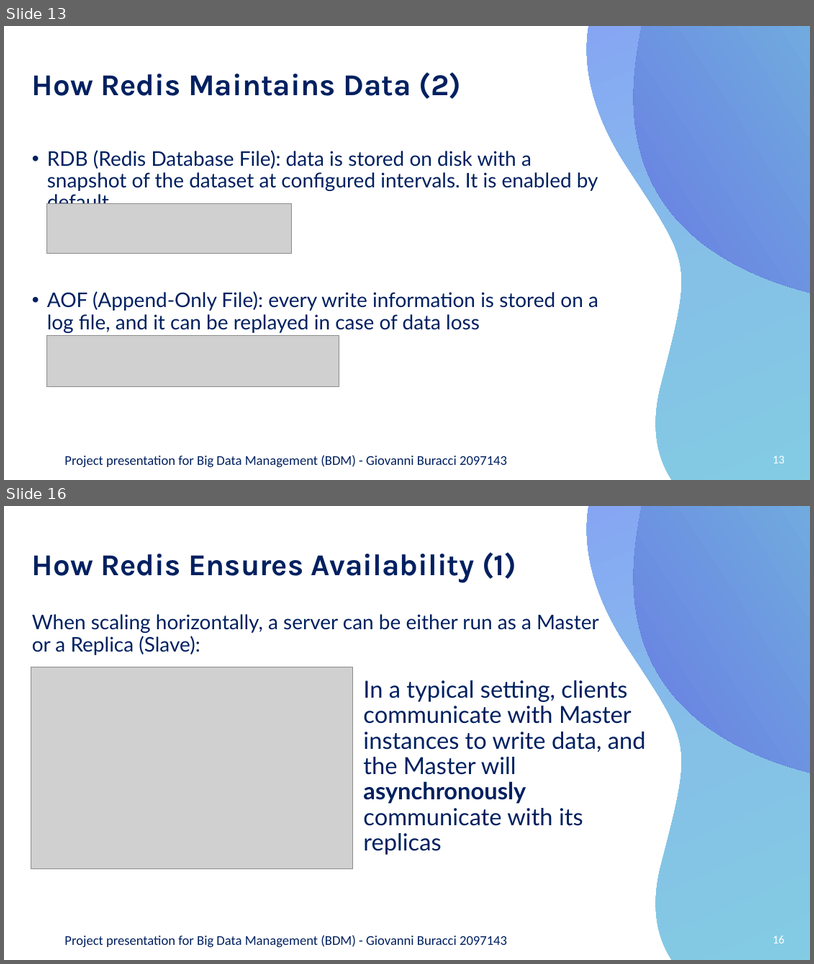
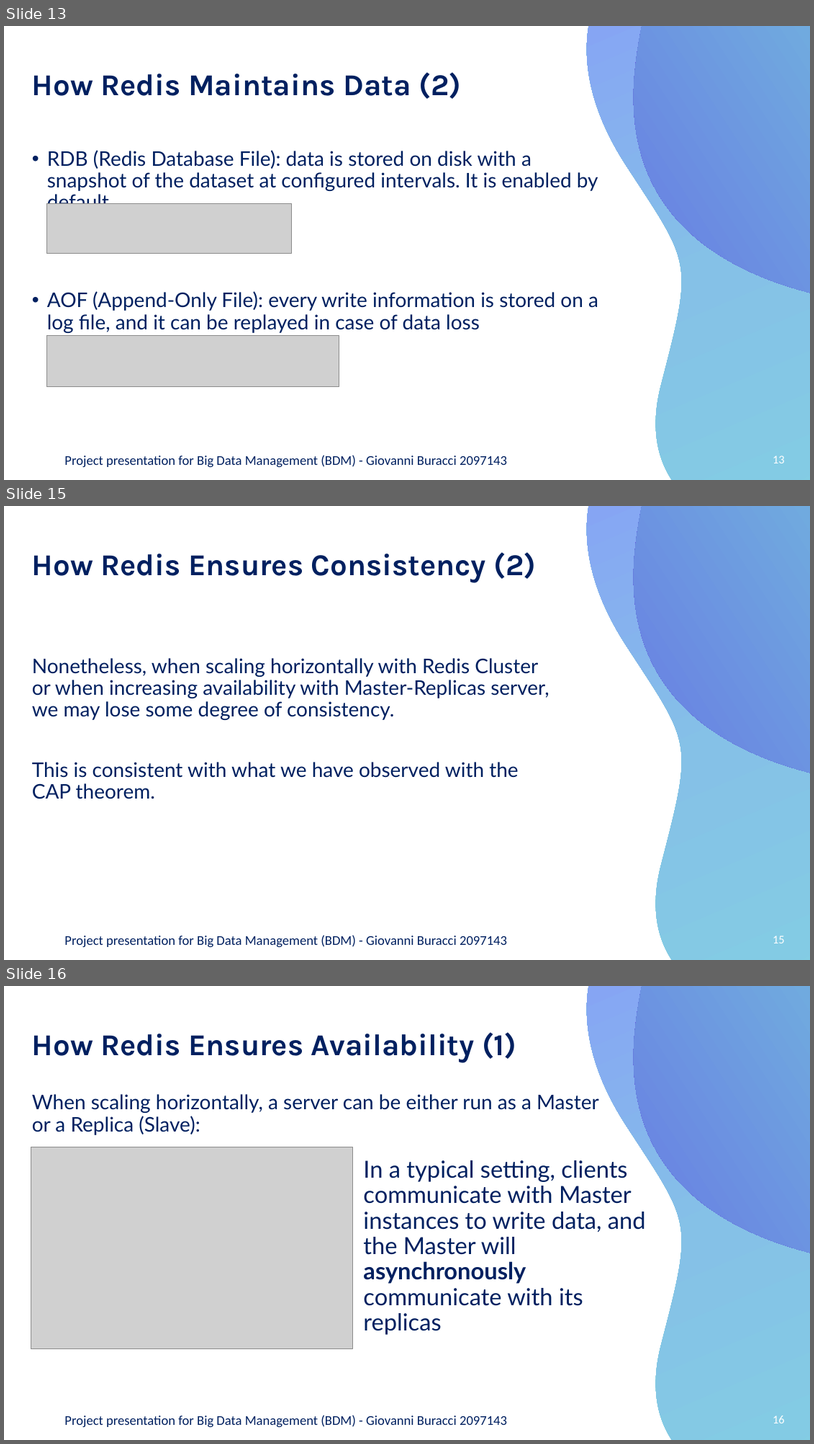
Before and after one commit to giovanniburacci/LSDM-Big-Data-Management, a slide deck: Big Data Management Presentation.pptx. Shown one above the other, each under a label of ours: slides 13 and 16 before the commit, slides 13, 15 and 16 after it; the slides between them are not shown. The pictures are 814x964 and 814x1444 pixels, drawn with LibreOffice and Linux fonts; fonts in the diff are those of the drawing; grey boxes stand for pictures; background and template pictures are left out. Boxes give left, top, right and bottom in pixels: in the first picture for what was removed or moved away, otherwise in the second. Text is boxed around its words. In the diff, an @@ line names an element or a change of style, - is before the commit and + after.

```diff
--- a/Big Data Management Presentation.pptx
+++ b/Big Data Management Presentation.pptx
@@ slide 15 added at box(4, 506, 810, 960), background #FFFFFF; not listed: 3 template elements that a slide beside it also shows @@
@@ title added at box(32, 552, 536, 583), 36 pt, text #002060, bold @@
+How Redis Ensures Consistency (2)
@@ text added at box(32, 658, 549, 799), 24 pt, text #002060 @@
+Nonetheless, when scaling horizontally with Redis Cluster or when increasing availability with Master-Replicas server, we may lose some degree of consistency.
+This is consistent with what we have observed with the CAP theorem.
@@ text added at box(64, 934, 507, 947), 16 pt, text #002060 @@
+Project presentation for Big Data Management (BDM) - Giovanni Buracci 2097143
@@ page number added at box(773, 935, 785, 943), 14 pt, text #FFFFFF @@
+15
```
Also in this commit, not shown: 2 slides changed, 1 slide removed, 2 other files.
